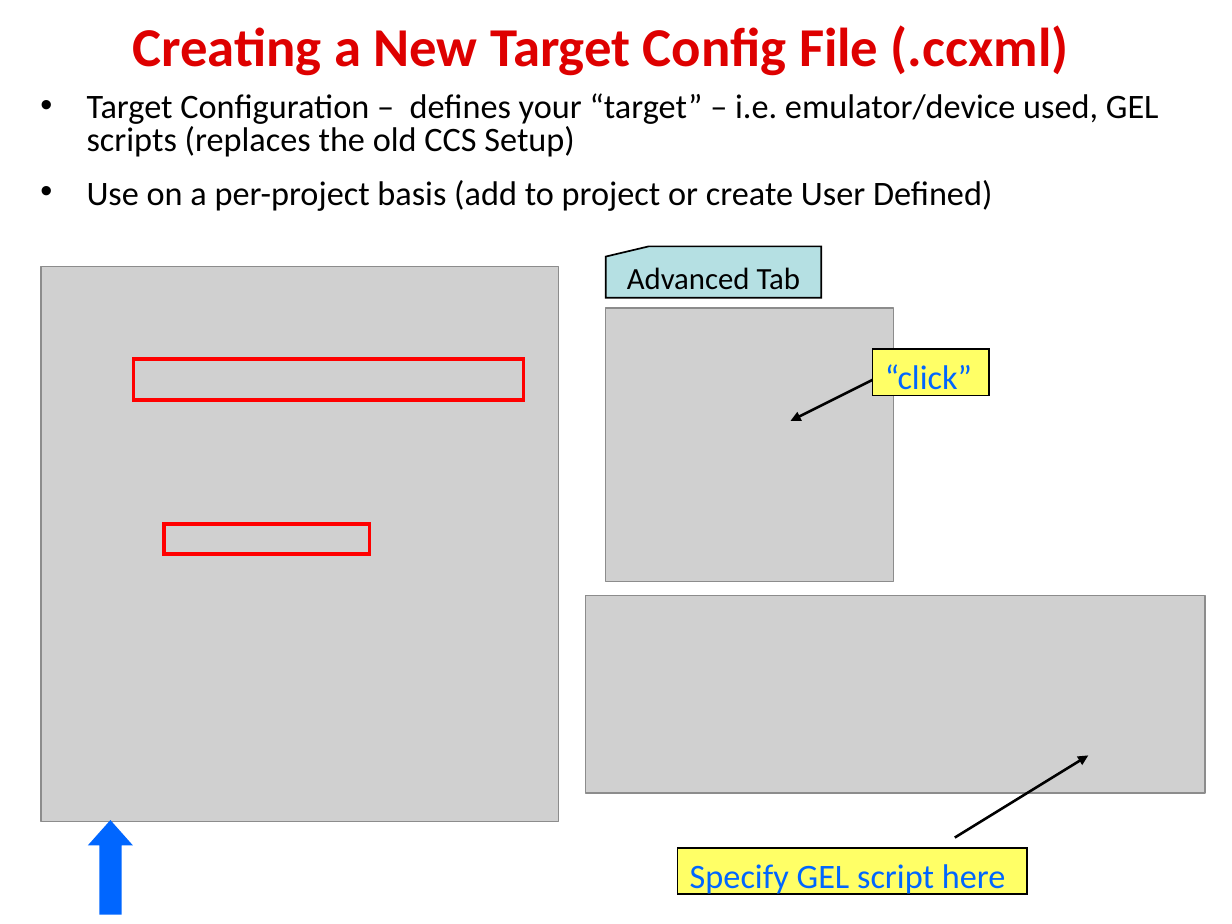
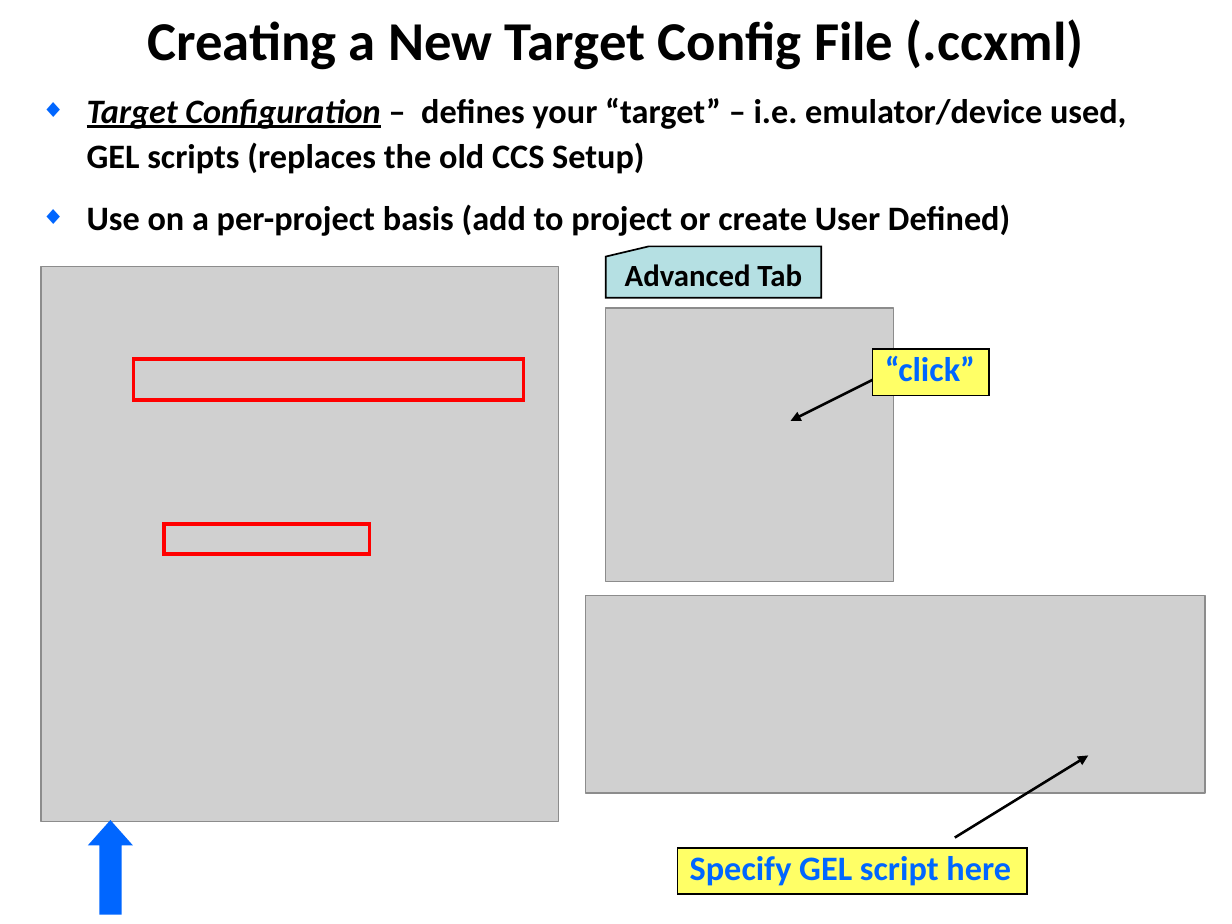
Before and after one commit to hari1989/keystone-workshop, a slide deck: slide 16 of slides/Intro to CCSv5.pptx. Drawn at 1232x924 pixels with LibreOffice and Linux fonts; fonts in the diff are those of the drawing; grey boxes stand for pictures; background and template pictures are left out. Boxes give left, top, right and bottom in pixels: in the first picture for what was removed or moved away, otherwise in the second. Text is boxed around its words. In the diff, an @@ line names an element or a change of style, - is before the commit and + after.

```diff
--- a/slides/Intro to CCSv5.pptx
+++ b/slides/Intro to CCSv5.pptx
@@ title "Creating a New Target Config ...": place and size @@
-title "Creating a New Target Config ..." at (132,25,1069,76)
+title "Creating a New Target Config ..." at (147,19,1084,70)
@@ title "Creating a New Target Config ..." at (147,19,1084,70): text colour #DE0000 to #000000; line spacing 0.85 to 1; vertical alignment middle to top @@
@@ text "Target Configuration – defines your ..." at (87,98,1127,236): bold on; italic on, underline on in "Target Configuration"; bullet • to ◆; line spacing 0.8 to 1.1; less space between paragraphs @@
@@ bold on; line spacing 1 to 0.8; more space between paragraphs in 3 elements at (872,349,988,395), (678,848,1027,894), (606,246,822,298) @@
@@ rectangle removed at (0,851,1188,914) @@
@@ rectangle: place and size @@
-rectangle at (0,848,1201,924)
+rectangle at (31,866,1201,918)
```
Also in this commit, not shown: 18 other slides changed, 4 slides added, 4 slides removed, 2 other files.
